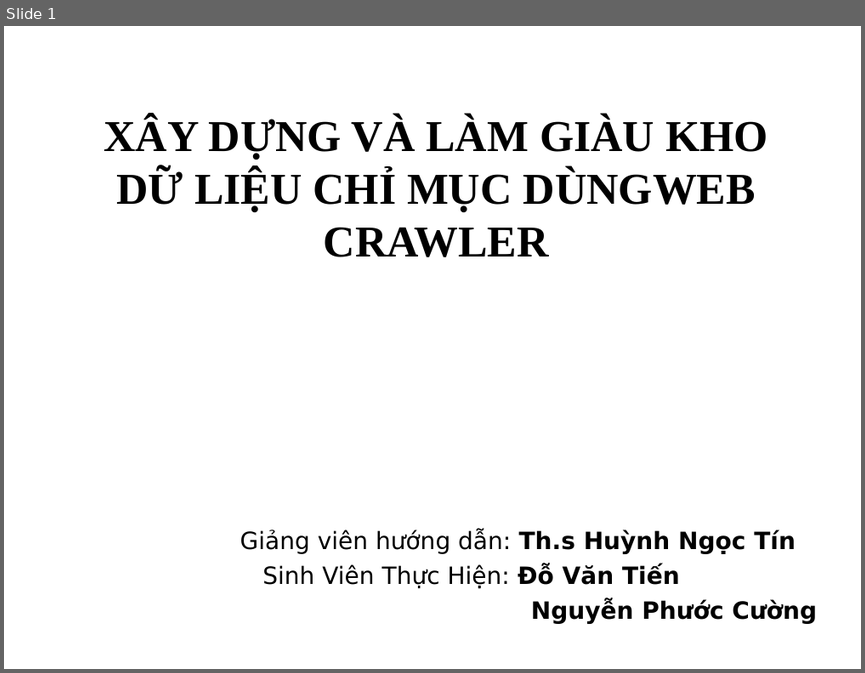
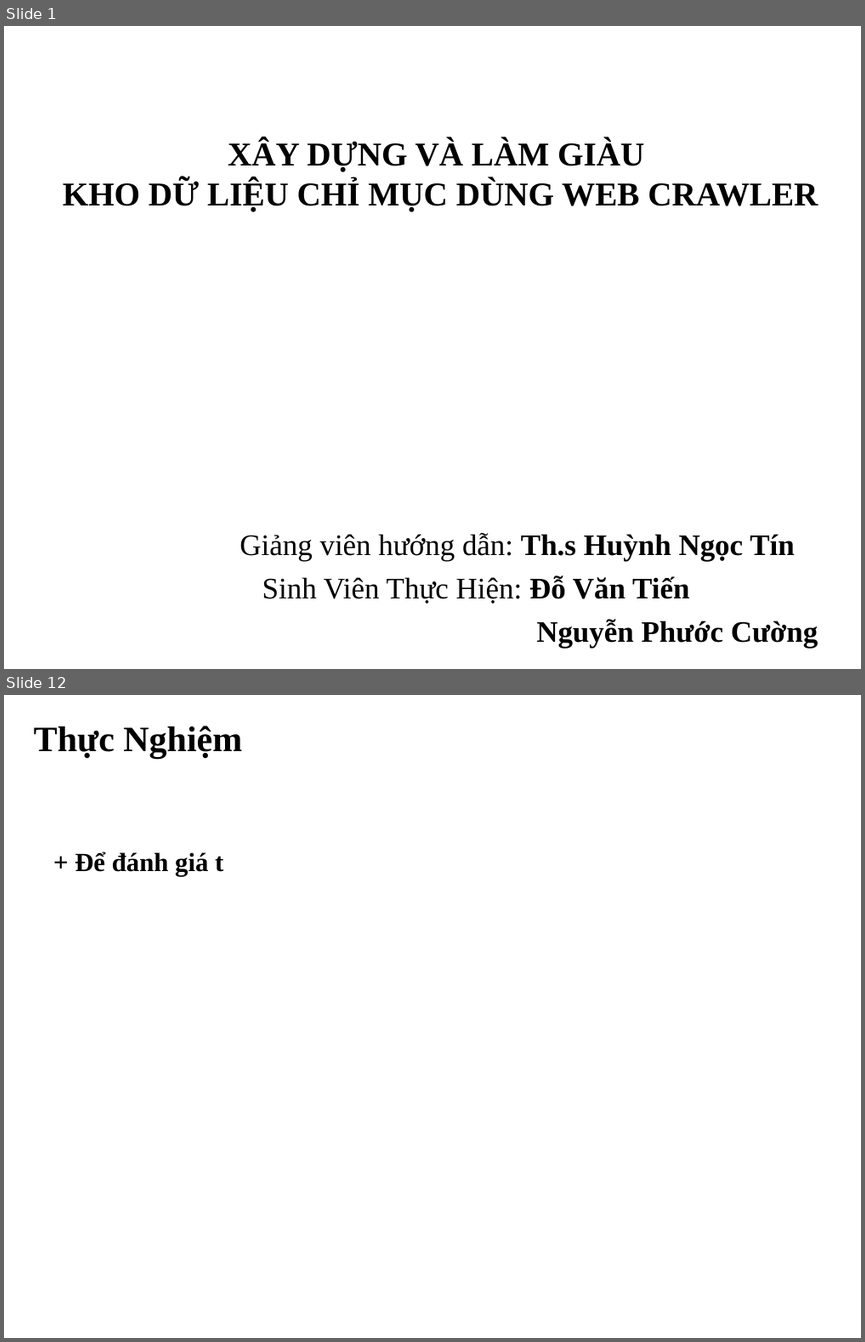
Before and after one commit to tiendv/detaitotnghiep, a slide deck: Report/Bao cao khoa luan/Trinh bay bao cao.ppt. Shown one above the other, each under a label of ours: slide 1 before the commit, slides 1 and 12 after it; the slides between them are not shown. The pictures are 865x673 and 865x1342 pixels, drawn with LibreOffice and Linux fonts; fonts in the diff are those of the drawing; background and template pictures are left out. Boxes give left, top, right and bottom in pixels: in the first picture for what was removed or moved away, otherwise in the second. Text is boxed around its words. In the diff, an @@ line names an element or a change of style, - is before the commit and + after.

```diff
--- a/Report/Bao cao khoa luan/Trinh bay bao cao.ppt
+++ b/Report/Bao cao khoa luan/Trinh bay bao cao.ppt
@@ slide 12 added at [4,695,861,1338], background #FFFFFF @@
@@ title added at [34,726,242,758], 30 pt, text #000000, bold @@
+Thực Nghiệm
@@ text added at [75,851,223,876], 22 pt, text #000000, bold @@
++ Để đánh giá t
@@ rectangle added at [4,1295,653,1321], fill #FFFFFF, outline #FFFFFF 0.74 pt @@
@@ slide 1 changed as well @@
@@ title at [63,139,817,211]: text changed; size 37 to 28 pt @@
-XÂY DỰNG VÀ LÀM GIÀU KHO DỮ LIỆU CHỈ MỤC DÙNGWEB CRAWLER
+XÂY DỰNG VÀ LÀM GIÀU
+KHO DỮ LIỆU CHỈ MỤC DÙNG WEB CRAWLER
@@ subtitle "Giảng viên hướng dẫn: Th.s ..." at [239,533,818,647]: size 20 to 25 pt, font DejaVu Sans to Times New Roman; more space between paragraphs @@
```
Also in this commit, not shown: 3 other slides changed, 13 other slides added, 17 slides removed.
